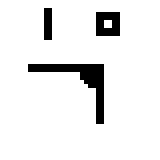
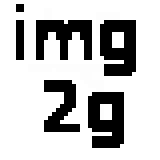
Layers edited between the first and the second 160px x 160px image:
added layer "img2g" above "Copia de test.png" over [16, 4, 136, 148]
painted on "Copia de test.png" over [16, 8, 136, 144]
